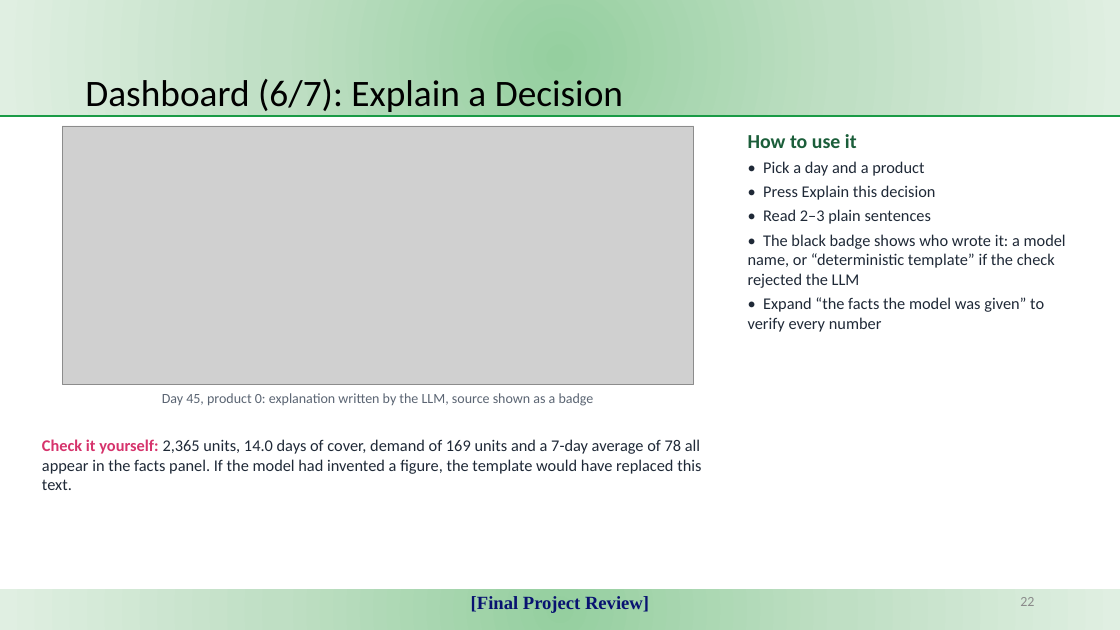
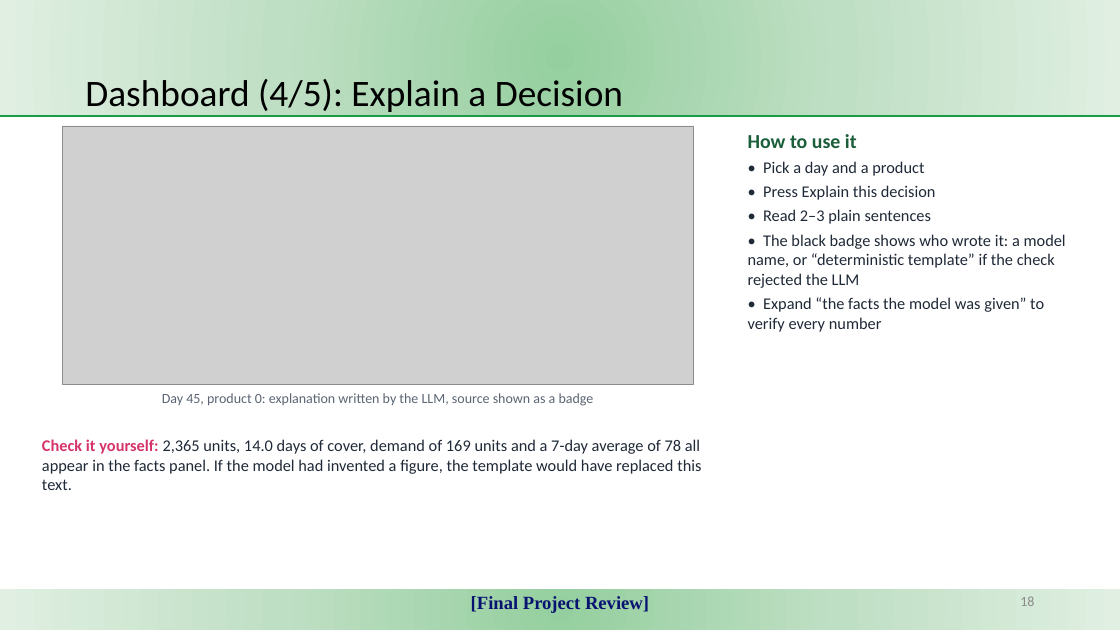
Before and after one commit to KJSK-Koushik/Supply-AI-RL-Explainable-supply-chain-Optimisation, a slide deck: slide 18 of reports/SupplyAI-RL_Final_Project_Review.pptx (slide 22 before the commit). Drawn at 1120x630 pixels with LibreOffice and Linux fonts; fonts in the diff are those of the drawing; grey boxes stand for pictures. Boxes give left, top, right and bottom in pixels: in the first picture for what was removed or moved away, otherwise in the second. Text is boxed around its words. In the diff, an @@ line names an element or a change of style, - is before the commit and + after.

```diff
--- a/reports/SupplyAI-RL_Final_Project_Review.pptx
+++ b/reports/SupplyAI-RL_Final_Project_Review.pptx
@@ title at bbox=[85, 79, 623, 116]: text changed @@
-Dashboard (6/7): Explain a Decision
+Dashboard (4/5): Explain a Decision
@@ page number at bbox=[1020, 596, 1034, 606]: text changed @@
-22
+18
```
Also in this commit, not shown: 6 other slides changed, 4 slides removed, 3 other files.
